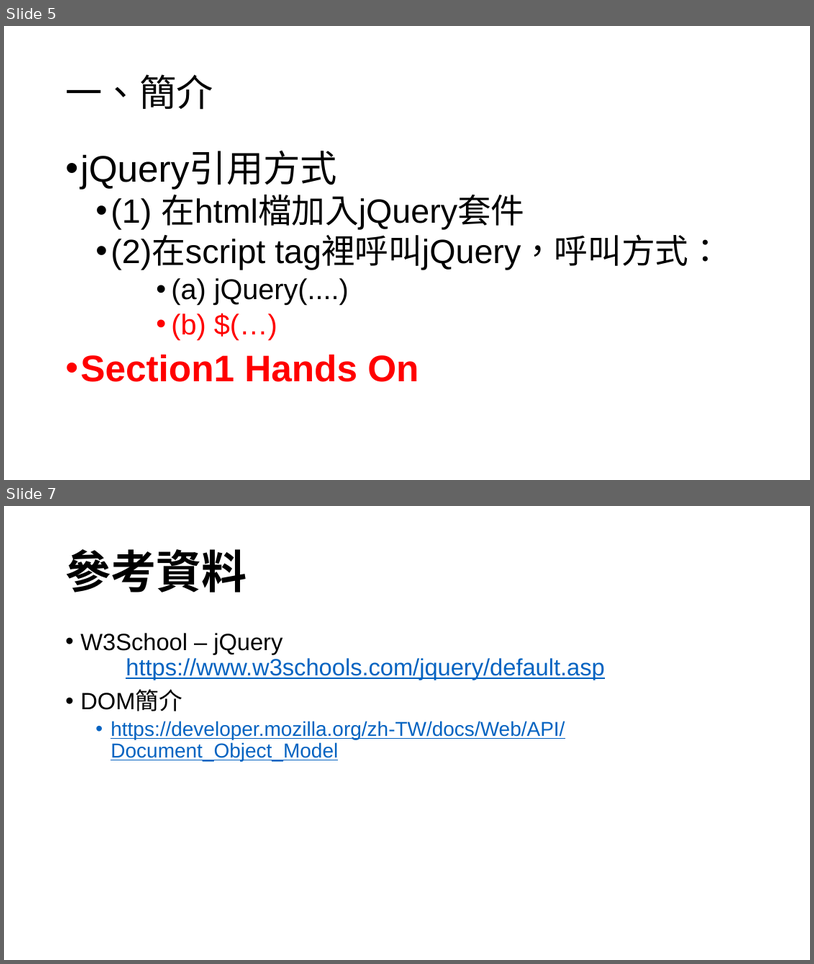
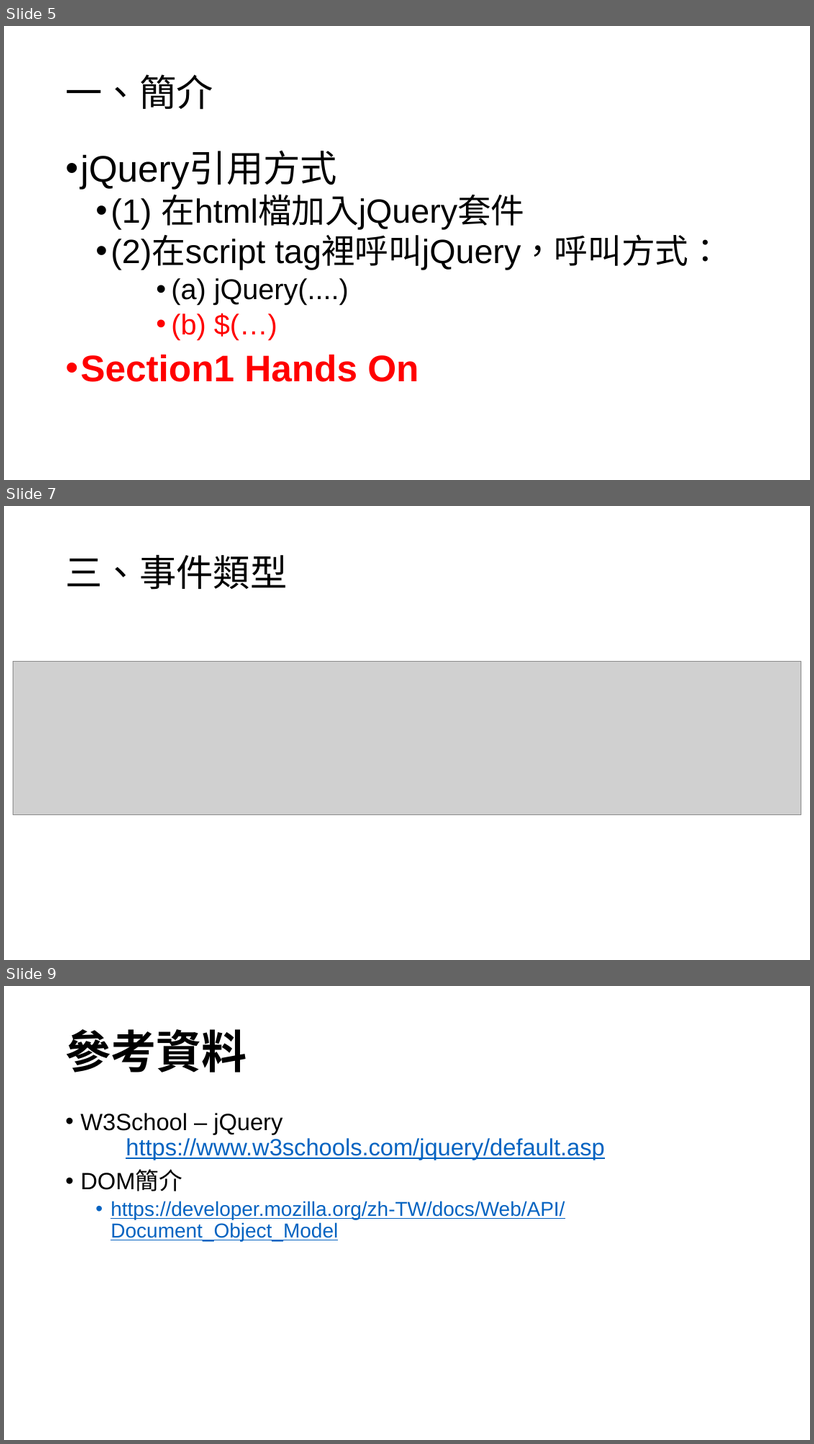
Before and after one commit to Benknightdark/jquerytutorial, a slide deck: jquerytutorial.pptx. Shown one above the other, each under a label of ours: slides 5 and 7 before the commit, slides 5, 7 and 9 after it; the slides between them are not shown. The pictures are 814x964 and 814x1444 pixels, drawn with LibreOffice and Linux fonts; fonts in the diff are those of the drawing; grey boxes stand for pictures. Boxes give left, top, right and bottom in pixels: in the first picture for what was removed or moved away, otherwise in the second. Text is boxed around its words. In the diff, an @@ line names an element or a change of style, - is before the commit and + after.

```diff
--- a/jquerytutorial.pptx
+++ b/jquerytutorial.pptx
@@ slide 7 added at (4,506,810,960), background #FFFFFF @@
@@ title added at (65,555,287,590), 44 pt, text #000000 @@
+三、事件類型
@@ picture added at (13,661,801,815) @@
@@ what was slide 7 is now slide 9 @@
```
Also in this commit, not shown: 1 slide changed, 1 other slide added.
